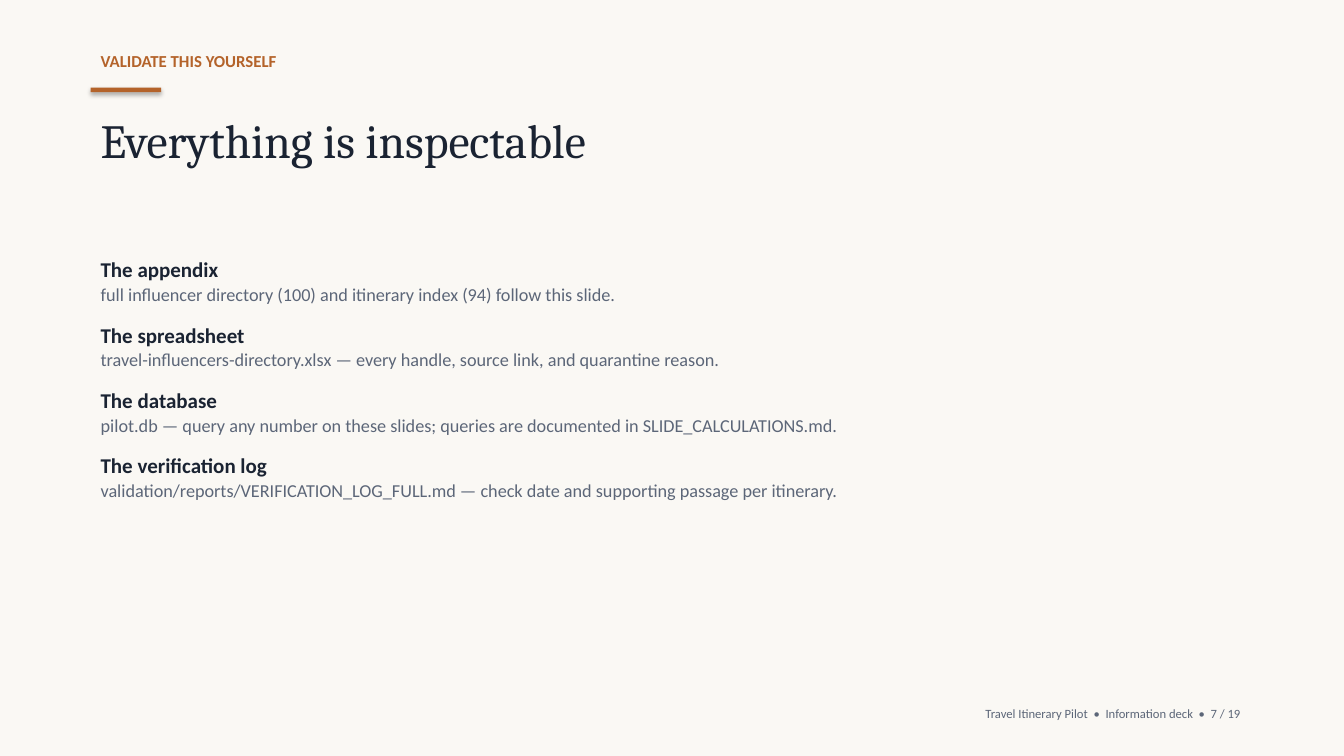
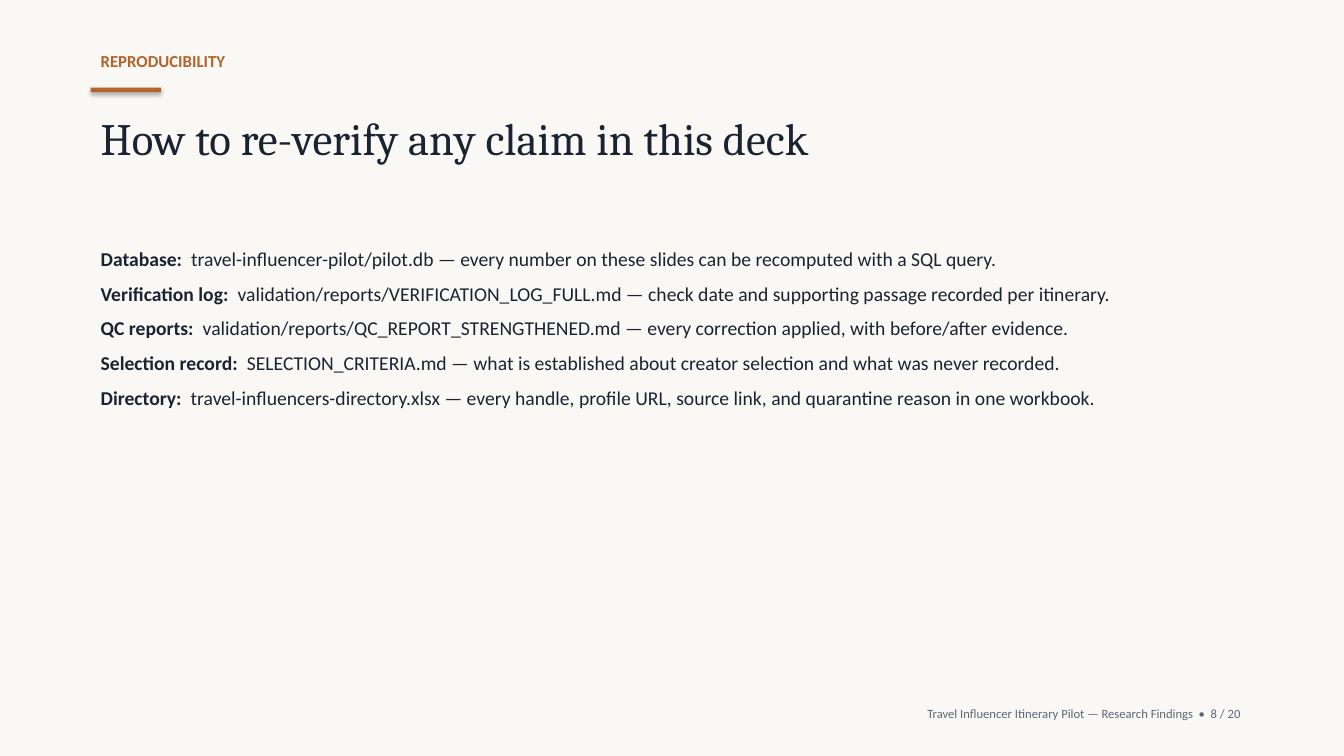
Before and after one commit to g-shankar/Influencers, a slide deck: slide 8 of deliverables/travel-itinerary-pilot-report.pptx (slide 7 before the commit). Drawn at 1344x756 pixels with LibreOffice and Linux fonts; fonts in the diff are those of the drawing. Boxes give left, top, right and bottom in pixels: in the first picture for what was removed or moved away, otherwise in the second. Text is boxed around its words. In the diff, an @@ line names an element or a change of style, - is before the commit and + after.

```diff
--- a/deliverables/travel-itinerary-pilot-report.pptx
+++ b/deliverables/travel-itinerary-pilot-report.pptx
@@ text at box(101, 56, 226, 67): text changed @@
-VALIDATE THIS YOURSELF
+REPRODUCIBILITY
@@ text at box(101, 123, 808, 165): text changed; size 34 to 32 pt @@
-Everything is inspectable
+How to re-verify any claim in this deck
@@ text at box(101, 252, 1110, 408): text changed; size 13 to 14 pt; text colour #5C6678 to #1A2332 @@
-The appendix
-full influencer directory (100) and itinerary index (94) follow this slide.
-The spreadsheet
-travel-influencers-directory.xlsx — every handle, source link, and quarantine reason.
-The database
-pilot.db — query any number on these slides; queries are documented in SLIDE_CALCULATIONS.md.
-The verification log
-validation/reports/VERIFICATION_LOG_FULL.md — check date and supporting passage per itinerary.
+Database: travel-influencer-pilot/pilot.db — every number on these slides can be recomputed with a SQL query.
+Verification log: validation/reports/VERIFICATION_LOG_FULL.md — check date and supporting passage recorded per itinerary.
+QC reports: validation/reports/QC_REPORT_STRENGTHENED.md — every correction applied, with before/after evidence.
+Selection record: SELECTION_CRITERIA.md — what is established about creator selection and what was never recorded.
+Directory: travel-influencers-directory.xlsx — every handle, profile URL, source link, and quarantine reason in one workbook.
@@ text at box(927, 709, 1241, 720): text changed @@
-Travel Itinerary Pilot • Information deck • 7 / 19
+Travel Influencer Itinerary Pilot — Research Findings • 8 / 20
```
Also in this commit, not shown: 4 other slides changed, 5 slides added, 4 slides removed, 1 other file.
